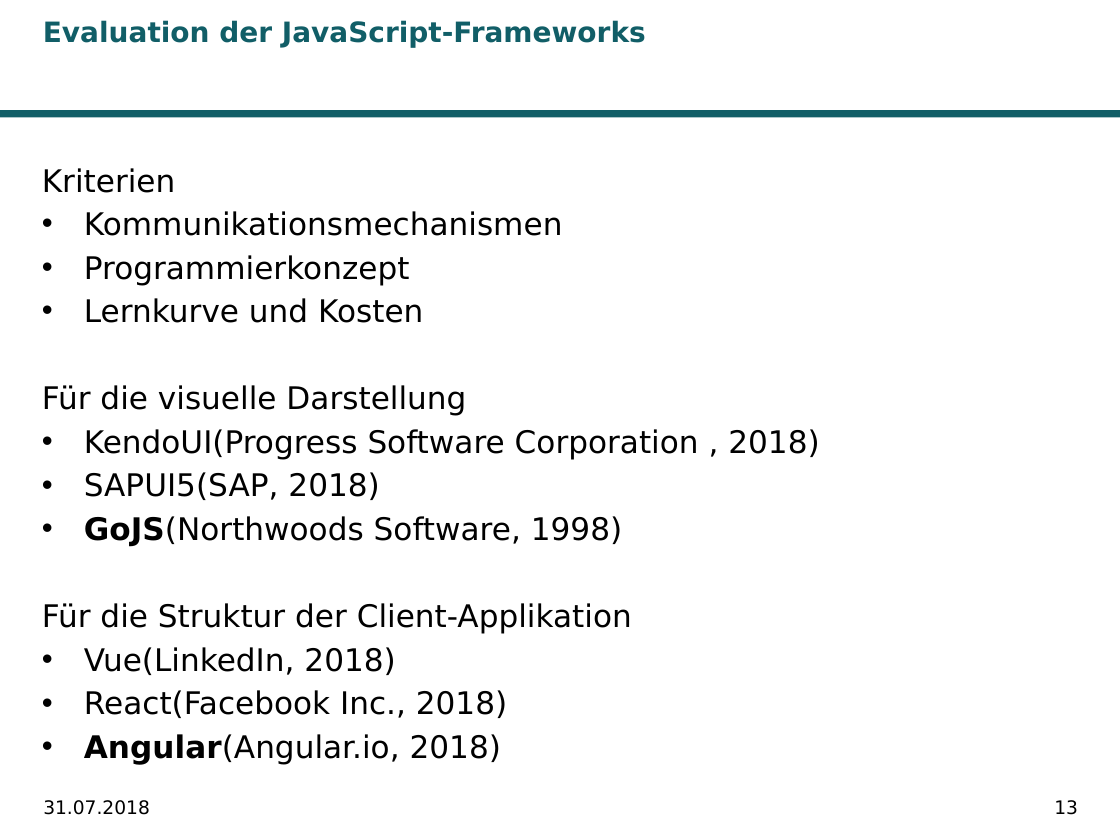
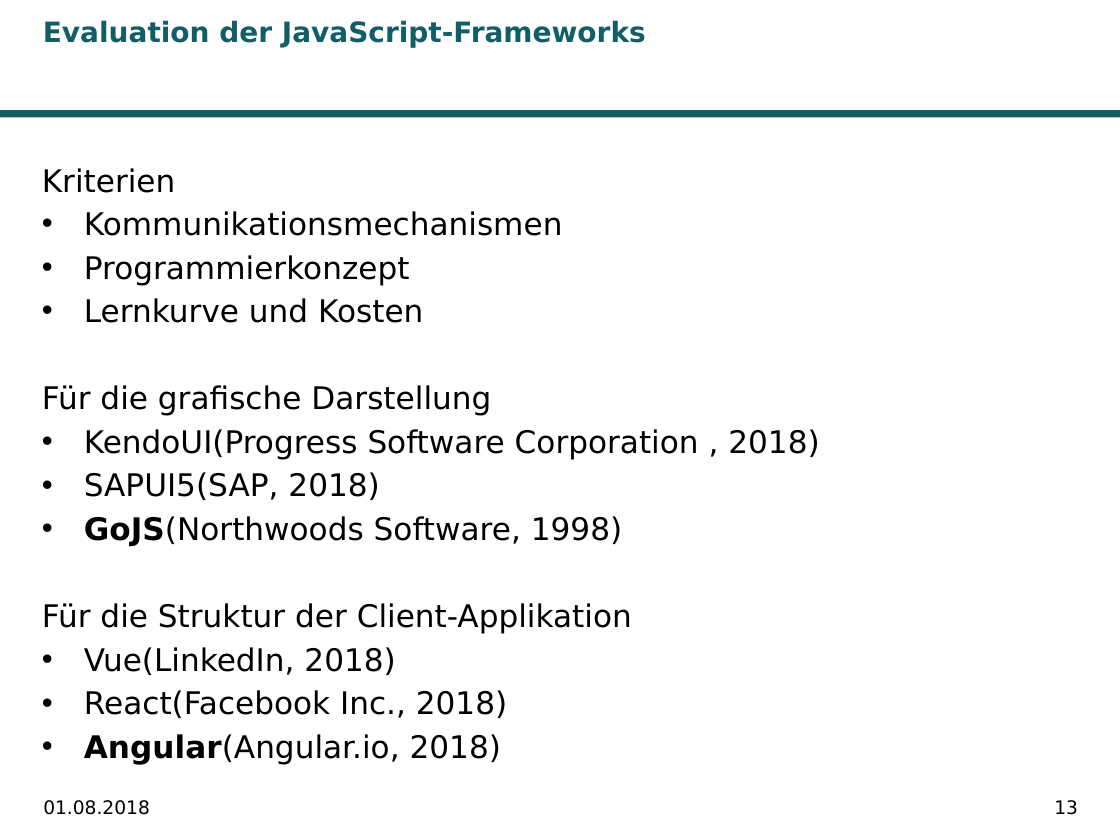
Before and after one commit to Ghislain1/zoe-fb-app, a slide deck: slide 13 of __Master-Abschlussarbeit.pptx. Drawn at 1120x840 pixels with LibreOffice and Linux fonts; fonts in the diff are those of the drawing; background and template pictures are left out. Boxes give left, top, right and bottom in pixels: in the first picture for what was removed or moved away, otherwise in the second. Text is boxed around its words. In the diff, an @@ line names an element or a change of style, - is before the commit and + after.

```diff
--- a/__Master-Abschlussarbeit.pptx
+++ b/__Master-Abschlussarbeit.pptx
@@ text at <box>42,385,491,416</box>: text changed @@
-Für die visuelle Darstellung
+Für die grafische Darstellung
@@ text at <box>43,800,150,815</box>: text changed @@
-31.07.2018
+01.08.2018
```
Also in this commit, not shown: 23 other slides changed.
